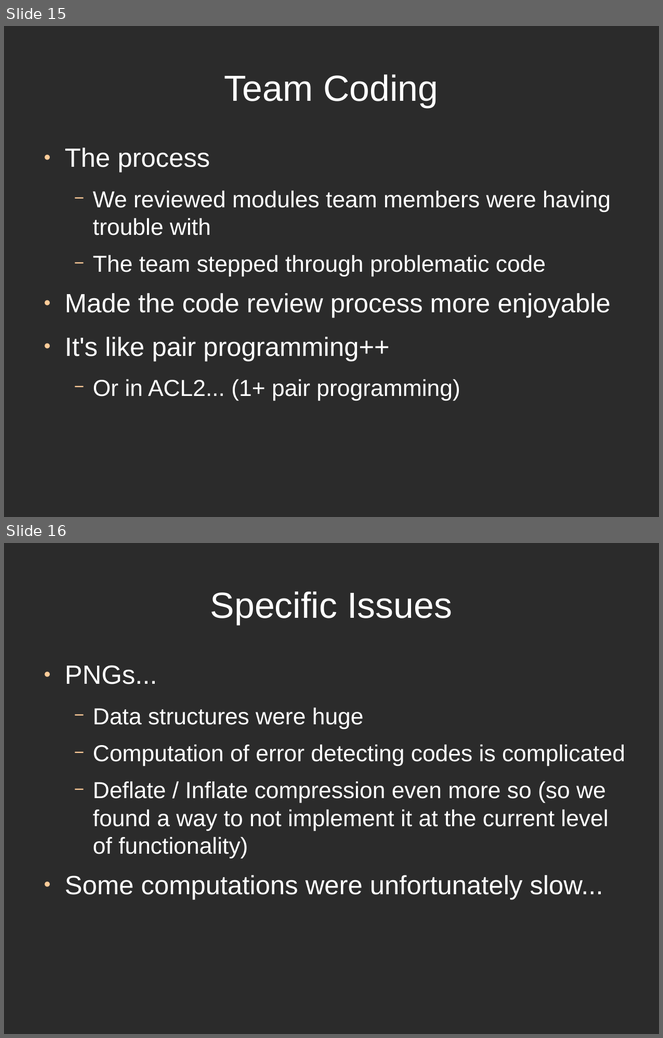
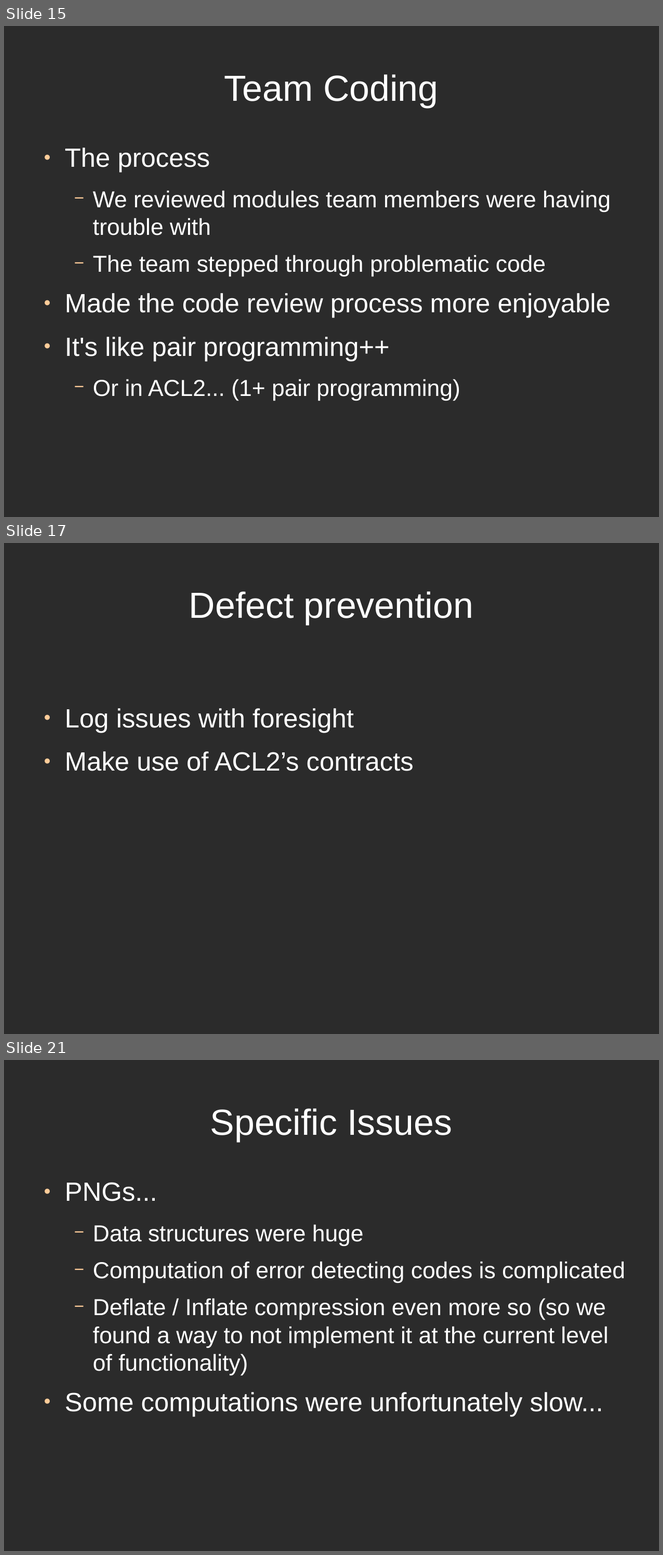
Before and after one commit to directrix1/se2, a slide deck: wip/SE2Presentation.odp. Shown one above the other, each under a label of ours: slides 15 and 16 before the commit, slides 15, 17 and 21 after it; the slides between them are not shown. The pictures are 663x1038 and 663x1555 pixels, drawn with LibreOffice and Linux fonts; fonts in the diff are those of the drawing; background and template pictures are left out; a plain dark background stands for a picture behind light text. Boxes give left, top, right and bottom in pixels: in the first picture for what was removed or moved away, otherwise in the second. Text is boxed around its words. In the diff, an @@ line names an element or a change of style, - is before the commit and + after.

```diff
--- a/wip/SE2Presentation.odp
+++ b/wip/SE2Presentation.odp
@@ slide 17 added at (4,543,659,1034), background picture (left out) @@
@@ title added at (189,591,474,625), 44 pt, text #FFFFFF @@
+Defect prevention
@@ text added at (65,708,414,771), 32 pt, text #FFFFFF @@
+● Log issues with foresight
+● Make use of ACL2’s contracts
@@ what was slide 16 is now slide 21 @@
```
Also in this commit, not shown: 4 other slides added, 1 other file.
